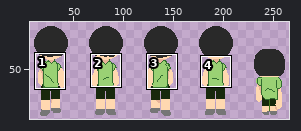
Edited in one commit: sprite sheet (src/images/1_character B_walk sprite.png). The first picture is a wide view before the edit; the outline marks the close-up.
Close-up. First the earlier version:
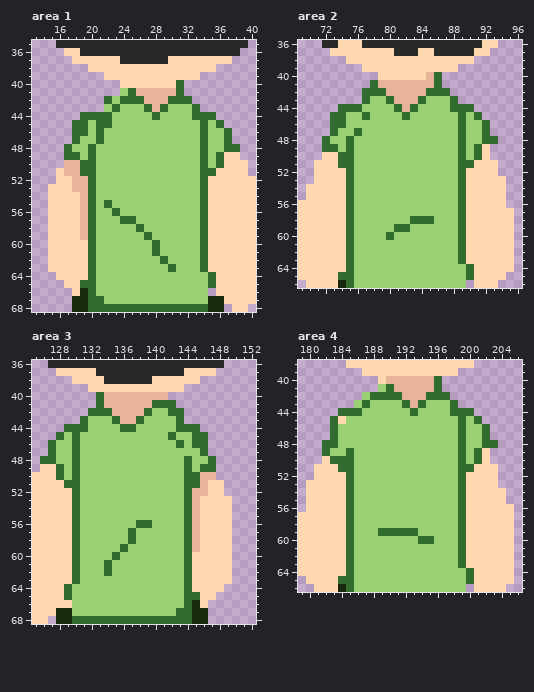
The file is 275x100 pixels. Shown: area 1: x 13..40, y 35..68; area 2: x 69..96, y 36..66; area 3: x 125..152, y 36..68; area 4: x 179..206, y 38..66. The wide view leaves out empty margins. The commit also changed other parts of the picture, which this record leaves out.
After:
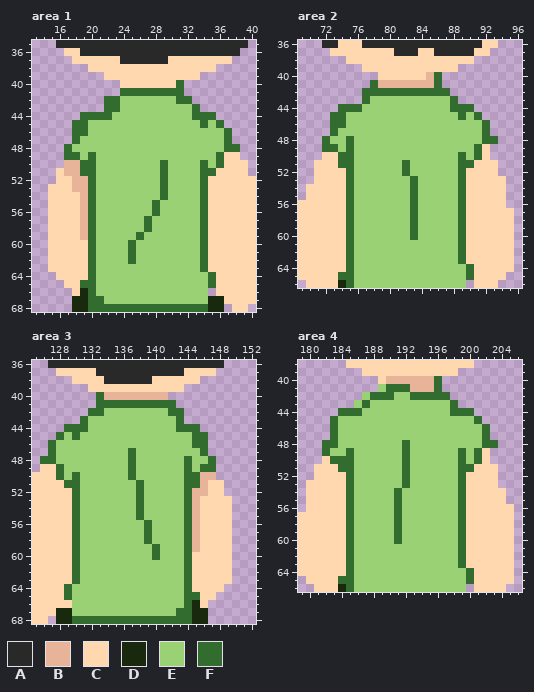
Palette (. is transparent): A #292929  B #e8b499  C #ffd8b0  D #18290d  E #9ad174  F #326d2f
What changed:
Area 1:
Colour B becomes colour E in row 42 at x 27 to 29; in row 43 at x 28.
Colour F becomes colour E in row 42 at x 24 to 26 and 30; in row 43 at x 27 and 29; in row 44 at x 28; in row 45 at x 21 to 22; in rows 46 to 47 at x 21 and 34; in row 48 at x 20 and 34.
Colour F becomes colour E in row 49 at x 34; in row 55 at x 22; in row 56 at x 23; in row 57 at x 24 to 25; in row 58 at x 26; in row 59 at x 27.
Colour F becomes colour E in rows 60 to 61 at x 28; in row 62 at x 29; in row 63 at x 30.
Colour B becomes colour F in row 41 at x 26 to 30.
Colour E becomes colour F in row 41 at x 24; in row 42 at x 23; in row 43 at x 22; in rows 50 to 54 at x 29; in rows 55 to 56 at x 28; in rows 57 to 58 at x 27.
Colour E becomes colour F in row 59 at x 26; in rows 60 to 62 at x 25.
Area 2:
Colour B becomes colour E in row 43 at x 81 to 83; in row 44 at x 82.
Colour F becomes colour E in row 43 at x 80 and 84; in row 44 at x 81 and 83; in row 45 at x 77 and 82; in row 46 at x 89; in row 47 at x 76 and 89; in rows 48 to 49 at x 89.
Colour F becomes colour E in row 58 at x 84 to 85; in row 59 at x 81 to 82; in row 60 at x 80.
Colour B becomes colour F in row 42 at x 80 to 84.
Colour E becomes colour F in rows 51 to 52 at x 82; in rows 53 to 57 at x 83; in rows 59 to 60 at x 83.
Area 3:
Colour B becomes colour E in row 42 at x 135 to 138; in row 43 at x 136 to 137.
Colour F becomes colour E in row 42 at x 134 and 139; in row 43 at x 135 and 138; in row 44 at x 136 to 137; in row 45 at x 142; in row 46 at x 130 and 143; in rows 47 to 49 at x 130.
Colour F becomes colour E in row 56 at x 138; in rows 57 to 58 at x 137; in row 59 at x 136; in row 60 at x 135; in rows 61 to 62 at x 134.
Colour B becomes colour F in row 41 at x 134 to 139.
Colour E becomes colour F in rows 47 to 50 at x 137; in rows 51 to 55 at x 138; in rows 57 to 58 at x 139; in rows 59 to 60 at x 140.
Area 4:
Colour B becomes colour E in row 42 at x 192; in row 43 at x 193.
Colour C becomes colour E in row 45 at x 184.
Colour F becomes colour E in row 42 at x 191; in row 43 at x 192 and 194; in row 44 at x 193; in rows 45 to 48 at x 199; in row 59 at x 189 to 190 and 192 to 193; in row 60 at x 194 to 195.
Colour B becomes colour F in row 41 at x 191 to 192; in row 42 at x 193 to 194.
Colour E becomes colour F in rows 48 to 53 at x 192; in rows 54 to 58 at x 191; in row 60 at x 191.
